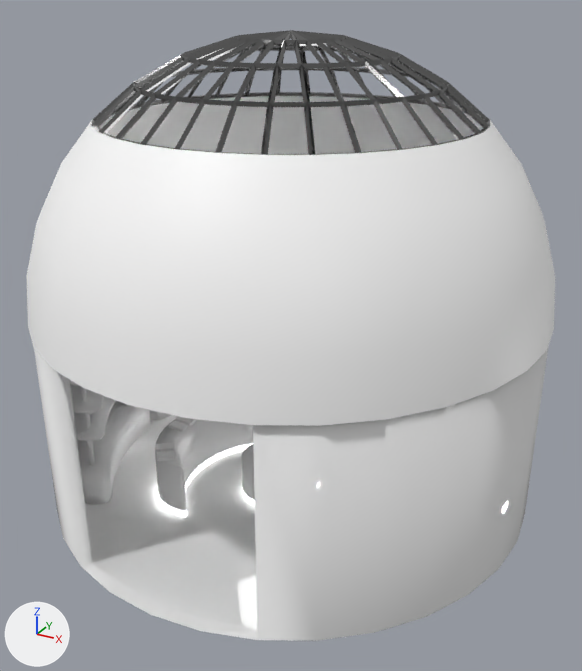
A saved change to the glTF model PopCylindre.glb.
Before and after are seen from a 50 mm lens placed at (0.67, -1.218, 0.911), pointed at (0.02, -0.037, 0.321). The axes (+X, +Y, +Z) are drawn at lower left. The lights are the same throughout. The first picture is the older version. Where no turn or scale is listed for an object, it has been applied to the vertices. Vertices at exactly the same position are counted once.
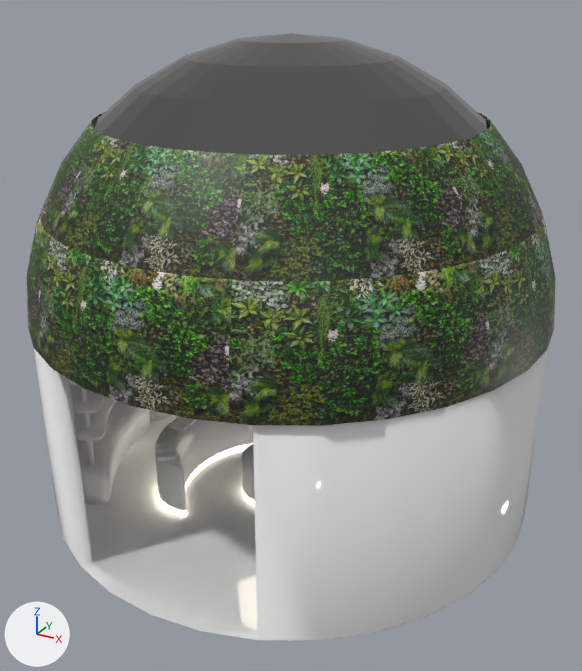
Pixel boxes (x1, y1, x2, y2) of what changed, in the pictures (582 x 671 px):
'Sphere', surface changed (darker)
    both: (26, 118, 556, 426)
'Sphere.001', reshaped
    before: (92, 30, 490, 155)
    after: (94, 33, 488, 155)

Edits to the bpy script that builds the scene:
```text
Add img_image:
    img_image = load_image('image', '_unpacked/image', 700, 465, 'sRGB')
Change mat_material_002:
    remove mat_material_002.base_color = (1.0, 1.0, 1.0)  # white #ffffff
    add mat_material_002.texture = img_image
Change me_sphere_001:
    used by ob_sphere_001; location = (0.0, 0.0, 0.376); scale = (-45.9, -45.9, -45.9)
    remove me_sphere_001.from_pydata(...)  # 738 vertices, 1920 faces; spans x -0.00713..0.00713, y -0.00713..0.00713, z -0.0101..-0.00699
    add me_sphere_001.from_pydata(...)  # 129 vertices, 224 faces; spans x -0.00707..0.00707, y -0.00707..0.00707, z -0.01..-0.00707
    me_sphere_001 part 1: 738 vertices removed from x -0.00713..0.00713, y -0.00713..0.00713, z -0.0101..-0.00699; 129 vertices added at x -0.00707..0.00707, y -0.00707..0.00707, z -0.01..-0.00707
```
